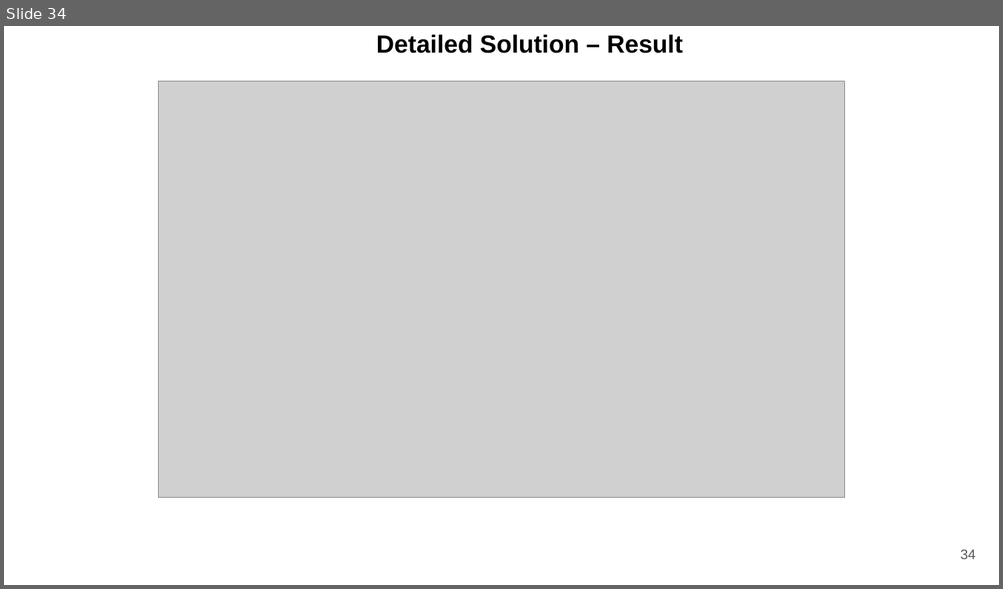
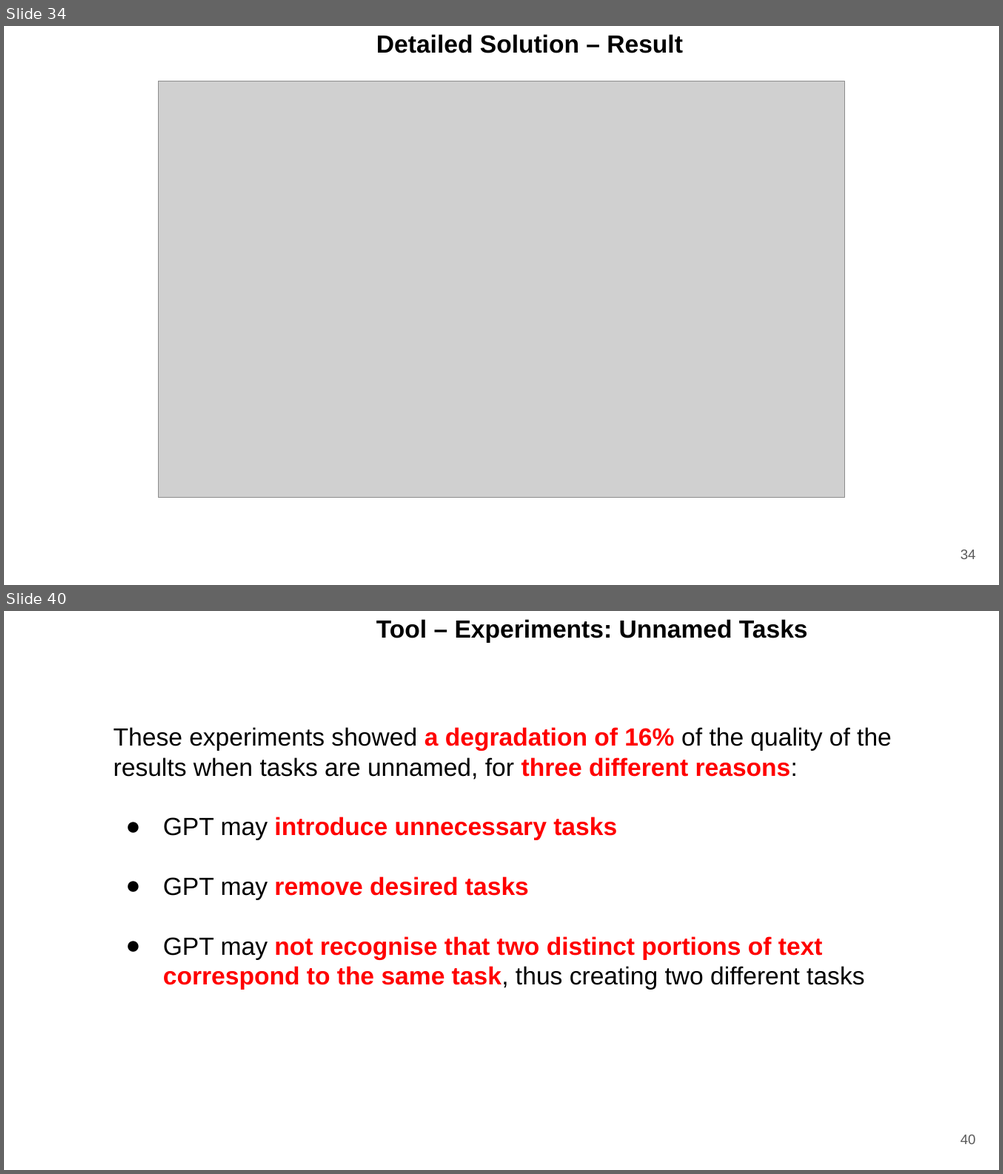
Before and after one commit to QuentinNivon/quentinnivon.github.io, a slide deck: presentations/LLM-Based_Generation_of_BPMN_Workflows_From_Textual_Descriptions.pptx. Shown one above the other, each under a label of ours: slide 34 before the commit, slides 34 and 40 after it; the slides between them are not shown. The pictures are 1003x589 and 1003x1174 pixels, drawn with LibreOffice and Linux fonts; fonts in the diff are those of the drawing; grey boxes stand for pictures; background and template pictures are left out. Boxes give left, top, right and bottom in pixels: in the first picture for what was removed or moved away, otherwise in the second. Text is boxed around its words. In the diff, an @@ line names an element or a change of style, - is before the commit and + after.

```diff
--- a/presentations/LLM-Based_Generation_of_BPMN_Workflows_From_Textual_Descriptions.pptx
+++ b/presentations/LLM-Based_Generation_of_BPMN_Workflows_From_Textual_Descriptions.pptx
@@ slide 40 added at box(4, 611, 999, 1170), background picture (left out) @@
@@ text added at box(376, 619, 808, 642), 18 pt, text #000000, bold @@
+Tool – Experiments: Unnamed Tasks
@@ text added at box(114, 727, 891, 989), 18 pt, text #FF0000, bold @@
+These experiments showed a degradation of 16% of the quality of the results when tasks are unnamed, for three different reasons:
+● GPT may introduce unnecessary tasks
+● GPT may remove desired tasks
+● GPT may not recognise that two distinct portions of text correspond to the same task, thus creating two different tasks
@@ page number added at box(960, 1135, 976, 1145), 10 pt, text #595959 @@
+40
```
Also in this commit, not shown: 2 slides changed, 4 other slides added, 3 other files.
